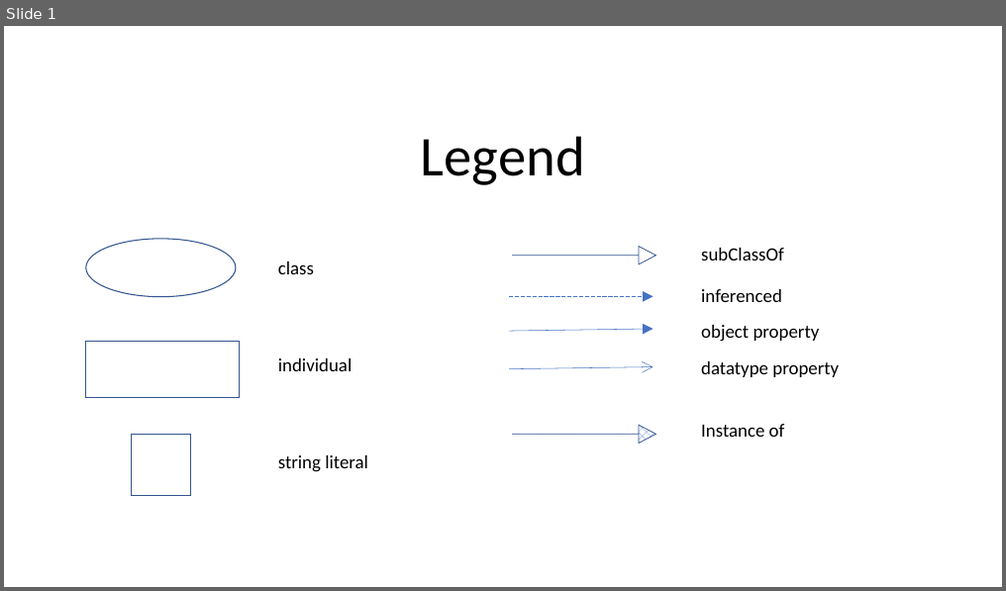
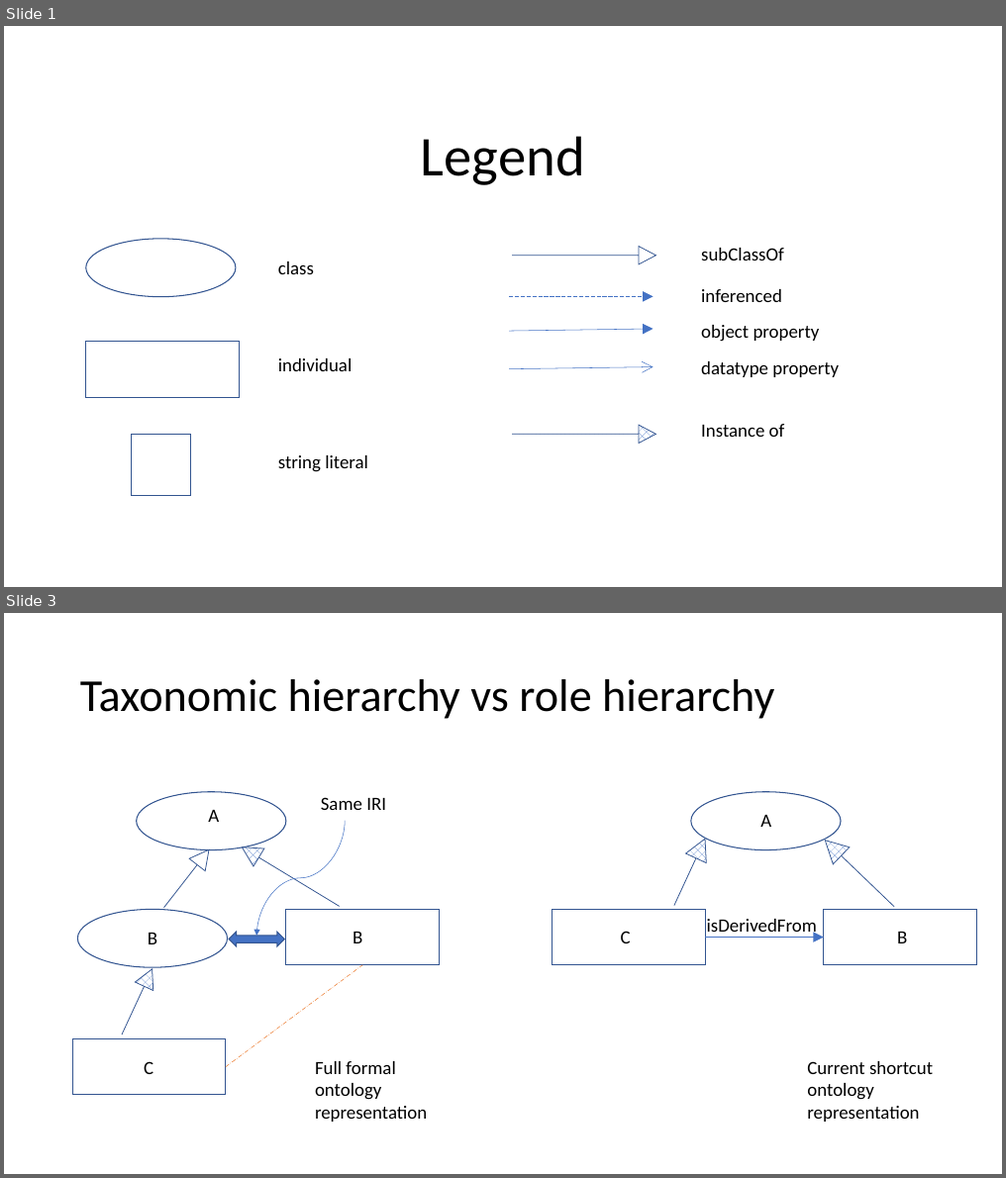
Before and after one commit to mariutzica/Scientific-Variables-Ontology, a slide deck: documentation/ontology diagrams.pptx. Shown one above the other, each under a label of ours: slide 1 before the commit, slides 1 and 3 after it; the slides between them are not shown. The pictures are 1006x591 and 1006x1178 pixels, drawn with LibreOffice and Linux fonts; fonts in the diff are those of the drawing. Boxes give left, top, right and bottom in pixels: in the first picture for what was removed or moved away, otherwise in the second. Text is boxed around its words. In the diff, an @@ line names an element or a change of style, - is before the commit and + after.

Commit message:
Add documentation for isDerivedFrom shortcut.

```diff
--- a/documentation/ontology diagrams.pptx
+++ b/documentation/ontology diagrams.pptx
@@ slide 3 added at box(4, 613, 1002, 1174), background #FFFFFF @@
@@ title added at box(80, 679, 774, 719), 44 pt, text #000000 @@
+Taxonomic hierarchy vs role hierarchy
@@ ellipse added at box(137, 792, 286, 851), outline #325491 1 pt @@
@@ text added at box(208, 810, 219, 822), 18 pt, text #000000 @@
+A
@@ curved arrow added from (345, 820) to (257, 936), #4472C4 0.5 pt @@
@@ text added at box(321, 797, 386, 810), 18 pt, text #000000 @@
+Same IRI
@@ ellipse added at box(691, 792, 841, 851), outline #325491 1 pt @@
@@ text added at box(760, 815, 771, 827), 18 pt, text #000000 @@
+A
@@ right arrow added at box(156, 844, 217, 914), outline #325491 0.75 pt @@
@@ right arrow added at box(237, 839, 345, 916), fill pattern #4472C4 on #FFFFFF, outline #325491 0.75 pt @@
@@ right arrow added at box(664, 834, 716, 910), fill pattern #4472C4 on #FFFFFF, outline #325491 0.75 pt @@
@@ right arrow added at box(817, 832, 903, 915), fill pattern #4472C4 on #FFFFFF, outline #325491 0.75 pt @@
@@ ellipse added at box(77, 909, 227, 967), outline #325491 1 pt @@
@@ rectangle added at box(286, 909, 439, 965), outline #325491 1 pt @@
@@ rectangle added at box(552, 909, 706, 965), outline #325491 1 pt @@
@@ rectangle added at box(824, 909, 977, 965), outline #325491 1 pt @@
@@ text added at box(148, 933, 157, 945), 18 pt, text #000000 @@
+B
@@ left right arrow added at box(229, 932, 284, 947), fill #4472C4, outline #325491 1 pt @@
@@ text added at box(352, 932, 362, 944), 18 pt, text #000000 @@
+B
@@ text added at box(621, 931, 631, 944), 18 pt, text #000000 @@
+C
@@ arrow added from (706, 937) to (824, 937), #4472C4 0.5 pt @@
@@ text added at box(707, 919, 817, 938), 18 pt, text #000000 @@
+isDerivedFrom
@@ text added at box(897, 932, 907, 944), 18 pt, text #000000 @@
+B
@@ right arrow added at box(113, 965, 161, 1040), fill pattern #4472C4 on #FFFFFF, outline #325491 0.75 pt @@
@@ line added from (226, 1067) to (362, 965), #ED7D31 0.5 pt dashed @@
@@ rectangle added at box(73, 1039, 226, 1095), outline #325491 1 pt @@
@@ text added at box(144, 1061, 153, 1074), 18 pt, text #000000 @@
+C
@@ text added at box(315, 1061, 427, 1122), 18 pt, text #000000 @@
+Full formal ontology representation
@@ text added at box(807, 1061, 933, 1122), 18 pt, text #000000 @@
+Current shortcut ontology representation
```
Also in this commit, not shown: 1 other file.
